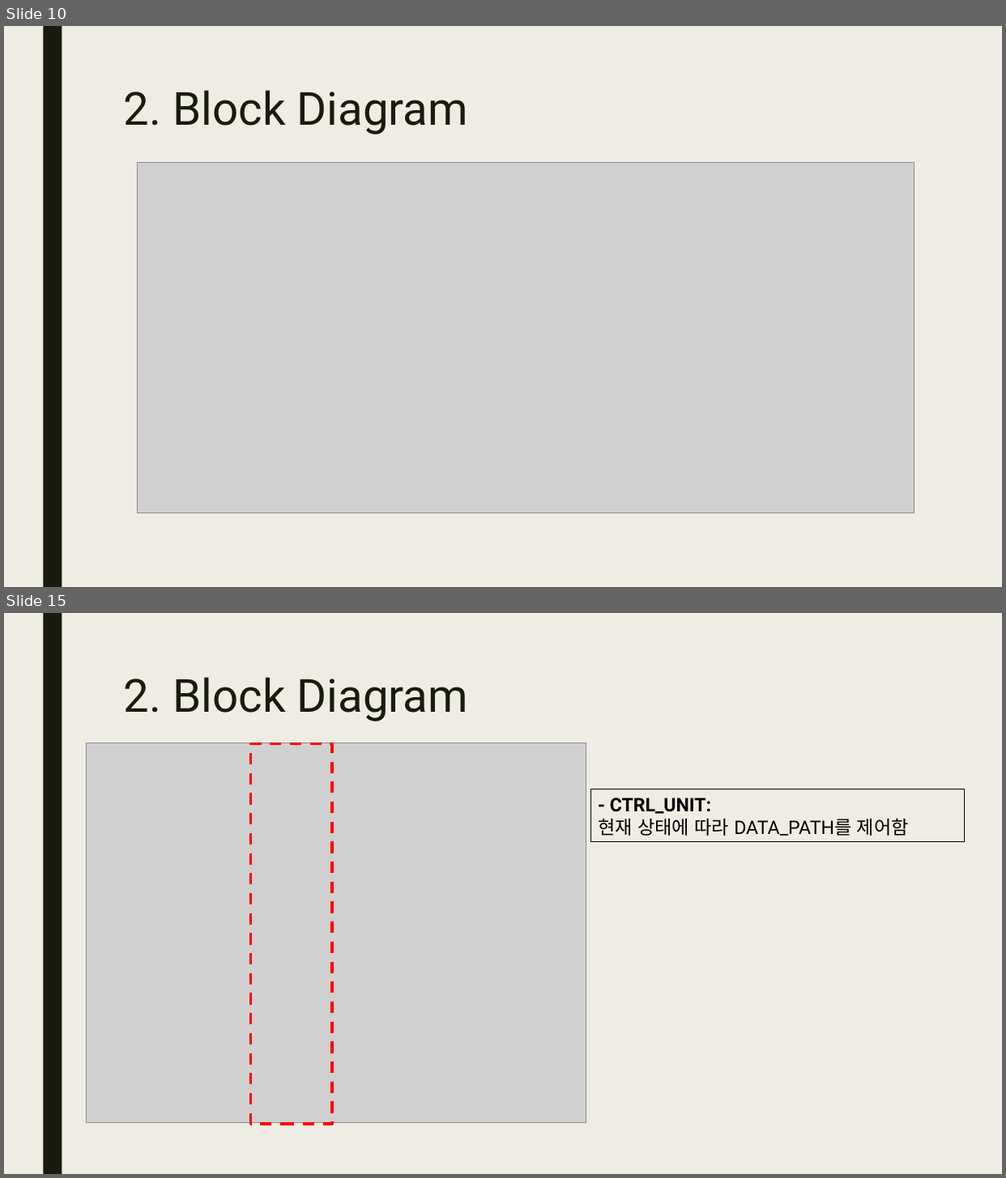
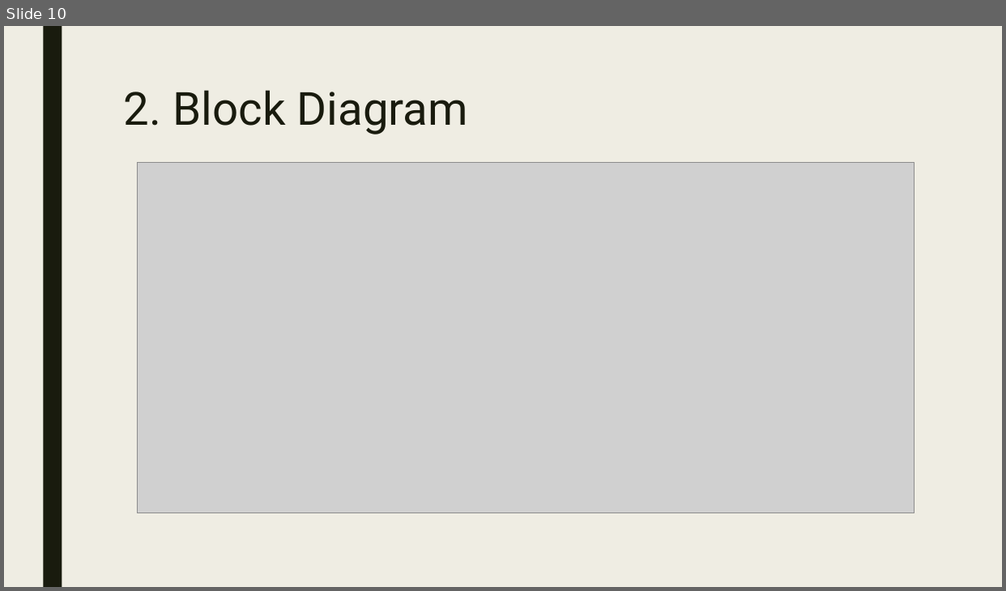
Before and after one commit to JunHyoung0608/Verilog_2026_Project, a slide deck: L01_uart_stopwatch_watch/이준형_stopwatch_watch_rev1.pptx. Shown one above the other, each under a label of ours: slides 10 and 15 before the commit, slide 10 after it; the slides between them are not shown. The pictures are 1006x1178 and 1006x591 pixels, drawn with LibreOffice and Linux fonts; fonts in the diff are those of the drawing; grey boxes stand for pictures. Boxes give left, top, right and bottom in pixels: in the first picture for what was removed or moved away, otherwise in the second. Text is boxed around its words. In the diff, an @@ line names an element or a change of style, - is before the commit and + after.

```diff
--- a/L01_uart_stopwatch_watch/이준형_stopwatch_watch_rev1.pptx
+++ b/L01_uart_stopwatch_watch/이준형_stopwatch_watch_rev1.pptx
@@ slide 15 removed at bbox=[4, 613, 1002, 1174], background #EFEDE3; not listed: 1 template element that a slide beside it also shows @@
@@ title removed at bbox=[124, 677, 468, 722] @@
-2. Block Diagram
@@ picture removed at bbox=[87, 743, 586, 1122] @@
@@ rectangle removed at bbox=[251, 744, 332, 1124] @@
@@ rectangle removed at bbox=[591, 790, 965, 843] @@
-- CTRL_UNIT:
-현재 상태에 따라 DATA_PATH를 제어함
```
Also in this commit, not shown: 1 slide changed, 12 slides added, 36 other slides removed, 4 other files.
